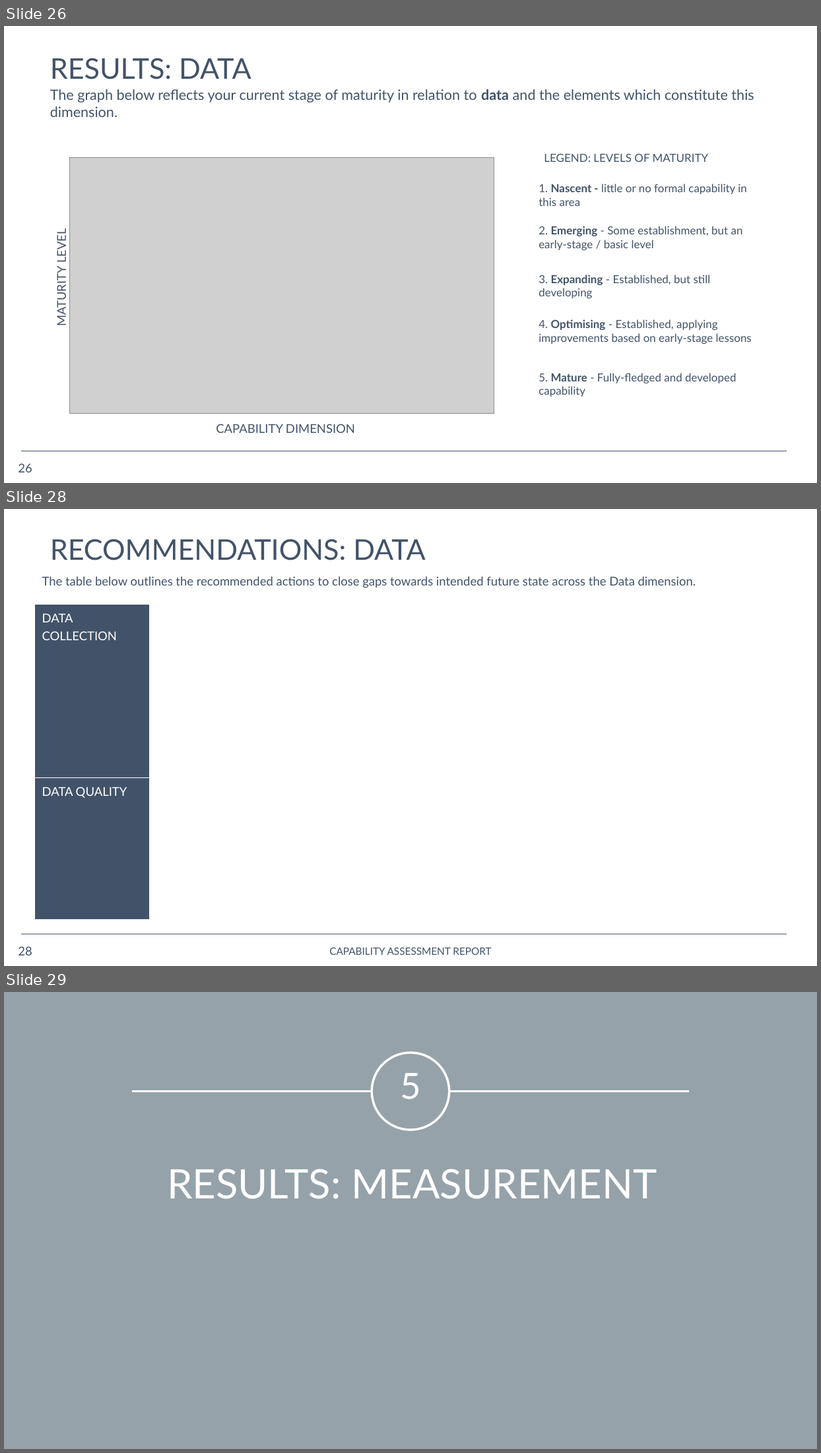
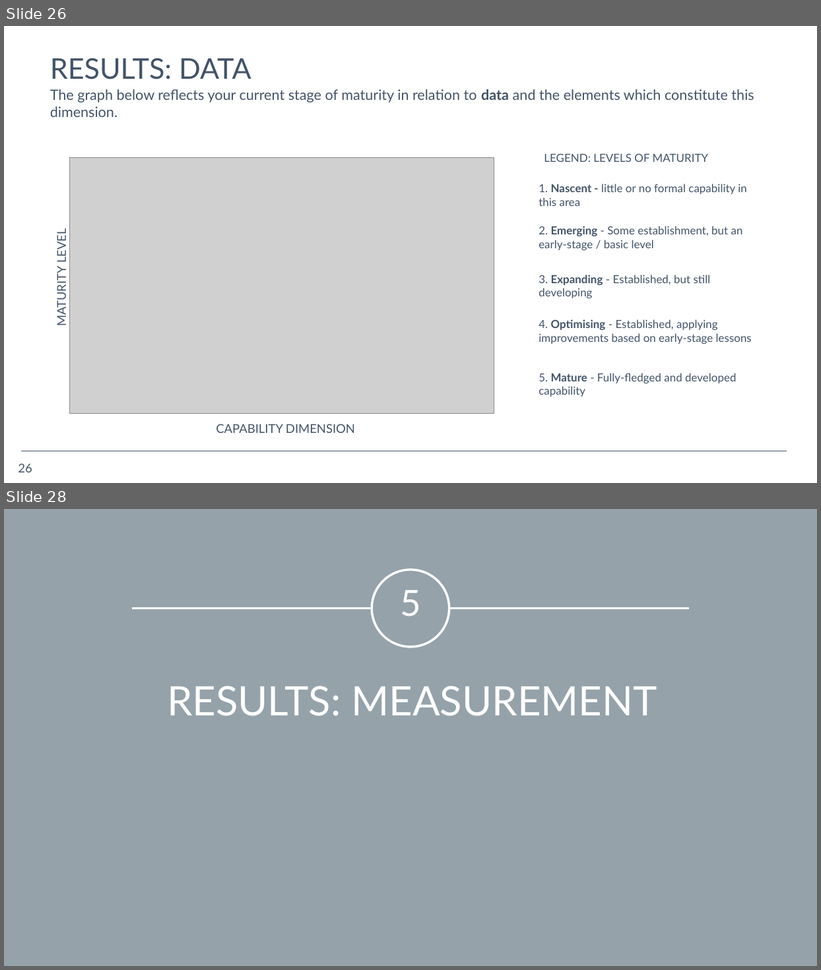
Before and after one commit to opus-meum/power-automate, a slide deck: Capability Assessment Report.pptx. Shown one above the other, each under a label of ours: slides 26, 28 and 29 before the commit, slides 26 and 28 after it; the slides between them are not shown. The pictures are 821x1453 and 821x970 pixels, drawn with LibreOffice and Linux fonts; fonts in the diff are those of the drawing; grey boxes stand for pictures; background and template pictures are left out. Boxes give left, top, right and bottom in pixels: in the first picture for what was removed or moved away, otherwise in the second. Text is boxed around its words. In the diff, an @@ line names an element or a change of style, - is before the commit and + after.

```diff
--- a/Capability Assessment Report.pptx
+++ b/Capability Assessment Report.pptx
@@ slide 28 removed at [4,509,817,966], background #FFFFFF; not listed: 1 template element that a slide beside it also shows @@
@@ title removed at [50,539,426,560] @@
-RECOMMENDATIONS: DATA
@@ text removed at [42,576,696,588] @@
-The table below outlines the recommended actions to close gaps towards intended future state across the Data dimension.
@@ table removed at [35,605,792,920], 2 rows, 2 columns @@
-DATA COLLECTION | 
-DATA QUALITY | 
@@ page number removed at [18,947,32,956] @@
-28
@@ text removed at [329,948,491,955] @@
-CAPABILITY ASSESSMENT REPORT
@@ what was slide 29 is now slide 28 @@
```
Also in this commit, not shown: 14 slides changed, 1 other file.
